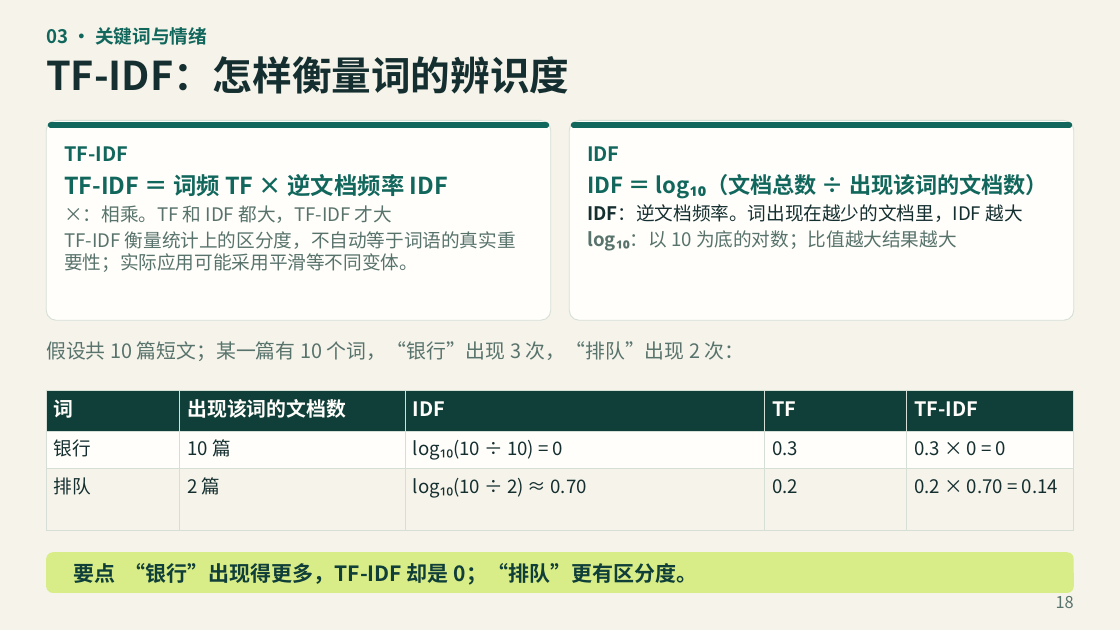
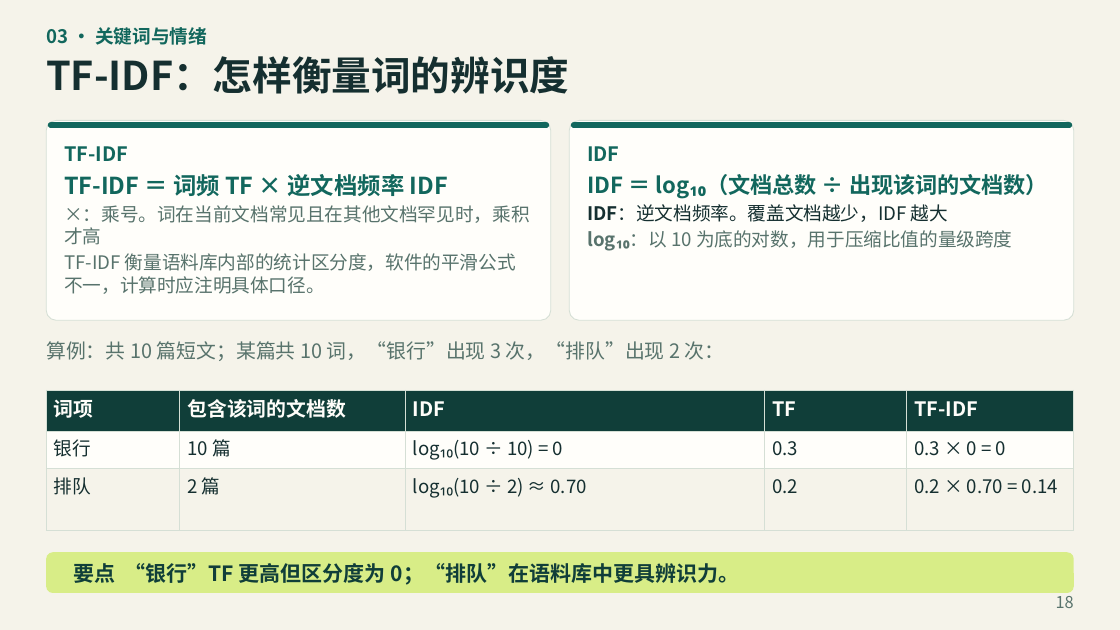
Before and after one commit to jefeerzhang/jefeerzhang.github.io, a slide deck: slide 18 of courses/big-data-finance/text-analysis/文本分析教学PPT.pptx. Drawn at 1120x630 pixels with LibreOffice and Linux fonts; fonts in the diff are those of the drawing. Boxes give left, top, right and bottom in pixels: in the first picture for what was removed or moved away, otherwise in the second. Text is boxed around its words. In the diff, an @@ line names an element or a change of style, - is before the commit and + after.

```diff
--- a/courses/big-data-finance/text-analysis/文本分析教学PPT.pptx
+++ b/courses/big-data-finance/text-analysis/文本分析教学PPT.pptx
@@ text in rounded rectangle at (x1=64, y1=205, x2=530, y2=294): text changed @@
-×：相乘。TF 和 IDF 都大，TF-IDF 才大
-TF-IDF 衡量统计上的区分度，不自动等于词语的真实重要性；实际应用可能采用平滑等不同变体。
+×：乘号。词在当前文档常见且在其他文档罕见时，乘积才高
+TF-IDF 衡量语料库内部的统计区分度，软件的平滑公式不一，计算时应注明具体口径。
@@ text in rounded rectangle at (x1=587, y1=204, x2=1012, y2=251): text changed; text colour #152F30 to #58736C @@
-IDF：逆文档频率。词出现在越少的文档里，IDF 越大
-log₁₀：以 10 为底的对数；比值越大结果越大
+IDF：逆文档频率。覆盖文档越少，IDF 越大
+log₁₀：以 10 为底的对数，用于压缩比值的量级跨度
@@ text at (x1=46, y1=341, x2=725, y2=361): text changed @@
-假设共 10 篇短文；某一篇有 10 个词，“银行”出现 3 次，“排队”出现 2 次：
+算例：共 10 篇短文；某篇共 10 词，“银行”出现 3 次，“排队”出现 2 次：
@@ table at (x1=46, y1=390, x2=1075, y2=530) @@
-row 1, column 1: 词
+row 1, column 1: 词项
-row 1, column 2: 出现该词的文档数
+row 1, column 2: 包含该词的文档数
@@ text in rounded rectangle at (x1=73, y1=563, x2=739, y2=585): text changed @@
-要点 “银行”出现得更多，TF-IDF 却是 0；“排队”更有区分度。
+要点 “银行”TF 更高但区分度为 0；“排队”在语料库中更具辨识力。
```
Also in this commit, not shown: 40 other slides changed, 3 other files.
